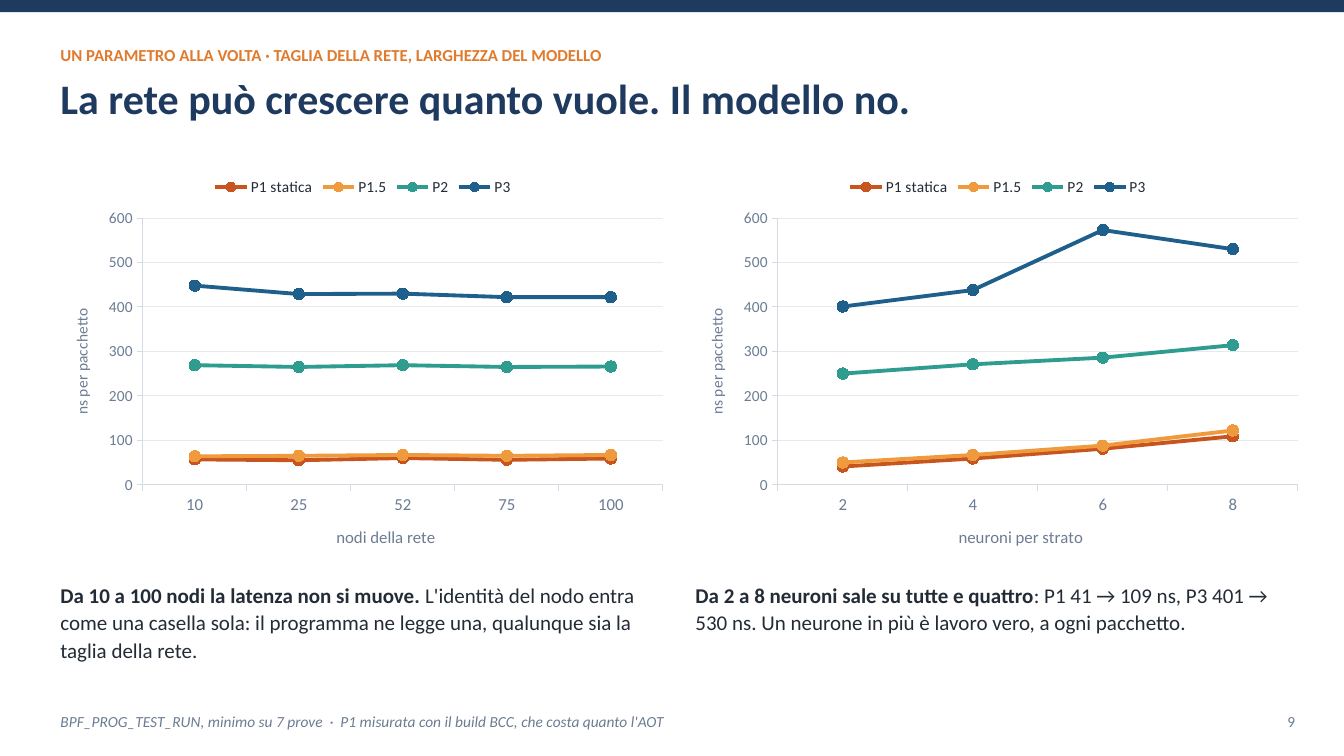
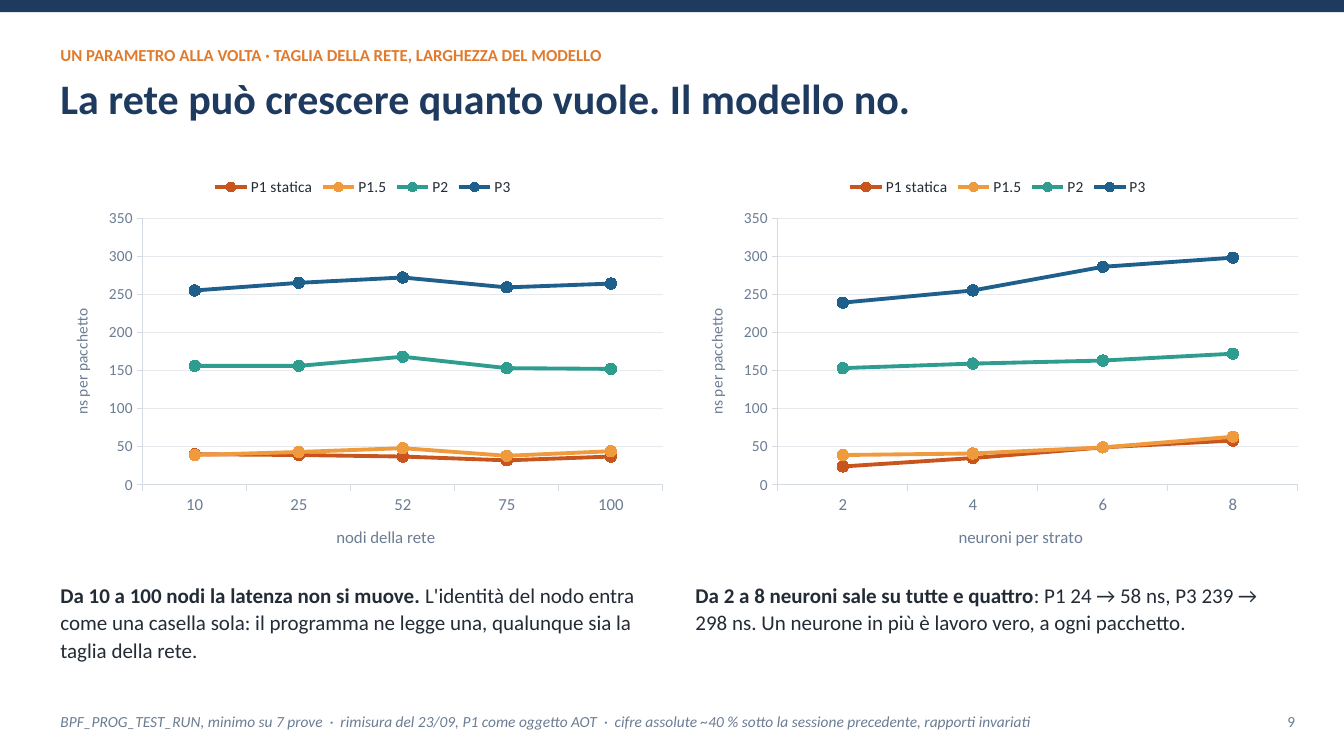
Before and after one commit to ettore-cantile/ipa_lab, a slide deck: slide 9 of docs/Inferenza di una rete neurale nel kernel Linux con eBPF XDP.pptx. Drawn at 1344x756 pixels with LibreOffice and Linux fonts; fonts in the diff are those of the drawing. Boxes give left, top, right and bottom in pixels: in the first picture for what was removed or moved away, otherwise in the second. Text is boxed around its words. In the diff, an @@ line names an element or a change of style, - is before the commit and + after.

```diff
--- a/docs/Inferenza di una rete neurale nel kernel Linux con eBPF XDP.pptx
+++ b/docs/Inferenza di una rete neurale nel kernel Linux con eBPF XDP.pptx
@@ line chart at box(50, 166, 676, 570) @@
-P1 statica: 60, 60, 60, 60, 60
+P1 statica: 40, 40, 40, 30, 40
-P1.5: 60, 60, 70, 60, 70
+P1.5: 40, 40, 50, 40, 40
-P2: 270, 260, 270, 260, 270
+P2: 160, 160, 170, 150, 150
-P3: 450, 430, 430, 420, 420
+P3: 260, 260, 270, 260, 260
@@ value axis changed @@
@@ line chart at box(686, 166, 1311, 570) @@
-P1 statica: 40, 60, 80, 110
+P1 statica: 20, 40, 50, 60
-P1.5: 50, 70, 90, 120
+P1.5: 40, 40, 50, 60
-P2: 250, 270, 290, 310
+P2: 150, 160, 160, 170
-P3: 400, 440, 570, 530
+P3: 240, 260, 290, 300
@@ value axis changed @@
@@ text at box(695, 588, 1234, 634): text changed @@
-Da 2 a 8 neuroni sale su tutte e quattro: P1 41 → 109 ns, P3 401 → 530 ns. Un neurone in più è lavoro vero, a ogni pacchetto.
+Da 2 a 8 neuroni sale su tutte e quattro: P1 24 → 58 ns, P3 239 → 298 ns. Un neurone in più è lavoro vero, a ogni pacchetto.
@@ text at box(60, 716, 1030, 730): text changed @@
-BPF_PROG_TEST_RUN, minimo su 7 prove · P1 misurata con il build BCC, che costa quanto l'AOT
+BPF_PROG_TEST_RUN, minimo su 7 prove · rimisura del 23/09, P1 come oggetto AOT · cifre assolute ~40 % sotto la sessione precedente, rapporti invariati
```
Also in this commit, not shown: 8 other slides changed, 3 other files.
